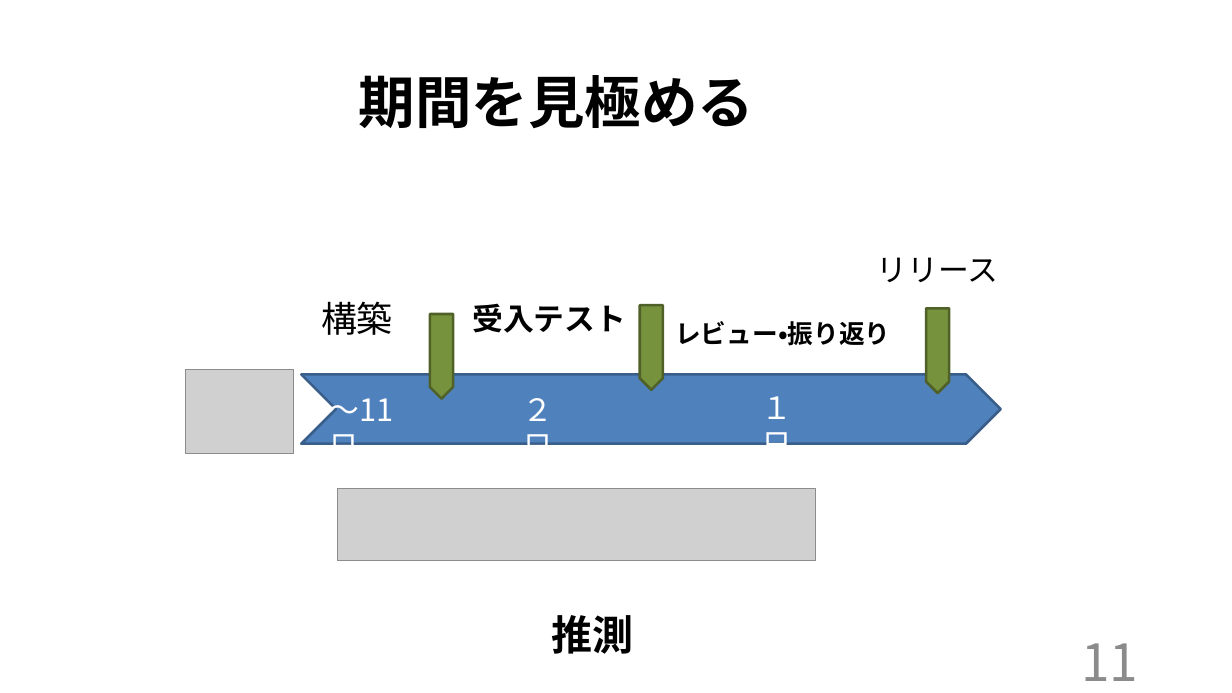
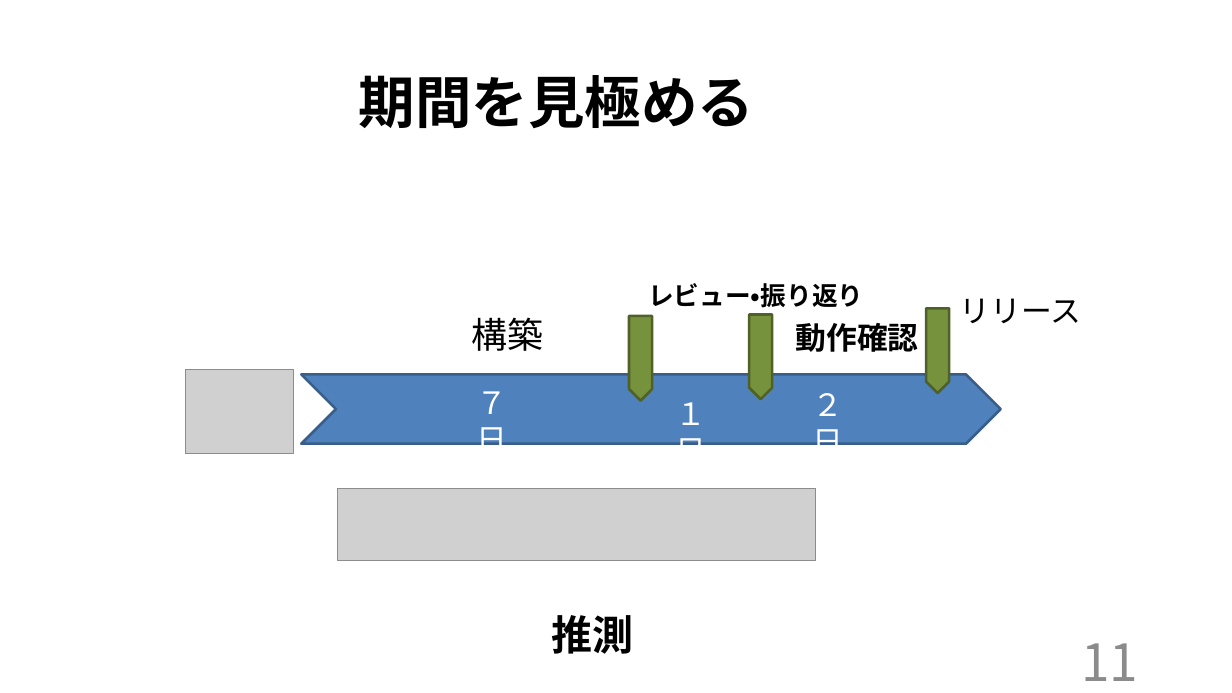
Before and after one commit to kazukiyoshida96/PM-, a slide deck: slide 11 of インセプションデッキ矢吹研A班.pptx. Drawn at 1232x693 pixels with LibreOffice and Linux fonts; fonts in the diff are those of the drawing; grey boxes stand for pictures. Boxes give left, top, right and bottom in pixels: in the first picture for what was removed or moved away, otherwise in the second. Text is boxed around its words. In the diff, an @@ line names an element or a change of style, - is before the commit and + after.

```diff
--- a/インセプションデッキ矢吹研A班.pptx
+++ b/インセプションデッキ矢吹研A班.pptx
@@ text "レビュー・振り返り": place and size @@
-text "レビュー・振り返り" at [675, 321, 890, 346]
+text "レビュー・振り返り" at [648, 283, 863, 308]
@@ text "リリース": place and size @@
-text "リリース" at [877, 257, 999, 282]
+text "リリース" at [959, 298, 1081, 323]
@@ text "構築": place and size @@
-text "構築" at [321, 301, 393, 335]
+text "構築" at [472, 317, 544, 351]
@@ text removed at [472, 303, 626, 333] @@
-受入テスト
@@ freeform shape: place and size @@
-freeform shape at [430, 314, 453, 399]
+freeform shape at [629, 316, 652, 401]
@@ freeform shape: place and size @@
-freeform shape at [640, 305, 663, 390]
+freeform shape at [749, 315, 772, 400]
@@ text added at [796, 323, 919, 352], 24 pt, text #000000, bold @@
+動作確認
@@ text at [472, 380, 532, 425]: text changed @@
-～11日
+７日
@@ text "２日": place and size @@
-text "２日" at [523, 390, 576, 427]
+text "２日" at [813, 386, 866, 423]
@@ text "１日": place and size @@
-text "１日" at [762, 388, 814, 425]
+text "１日" at [676, 396, 728, 433]
```
Also in this commit, not shown: 10 other slides changed, 2 other files.
